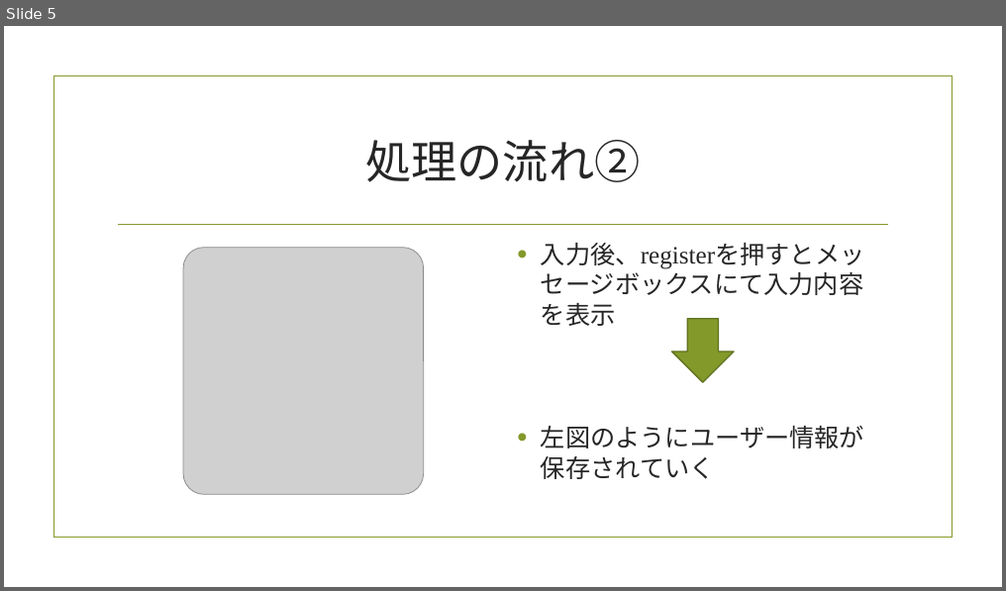
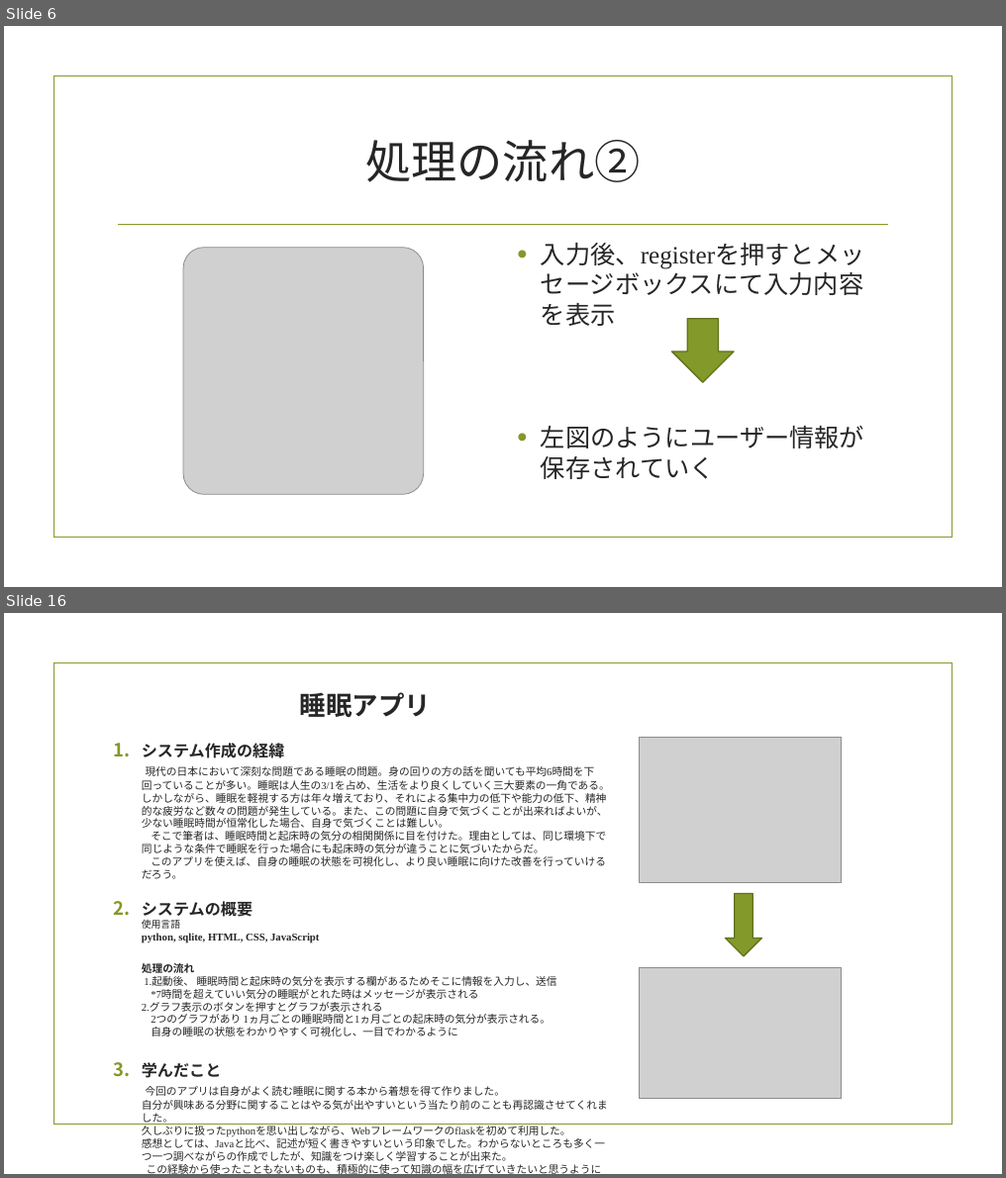
Before and after one commit to sakamoto222/summer, a slide deck: 個人製作.pptx. Shown one above the other, each under a label of ours: slide 5 before the commit, slides 6 and 16 after it; the slides between them are not shown. The pictures are 1006x591 and 1006x1178 pixels, drawn with LibreOffice and Linux fonts; fonts in the diff are those of the drawing; grey boxes stand for pictures; background and template pictures are left out. Boxes give left, top, right and bottom in pixels: in the first picture for what was removed or moved away, otherwise in the second. Text is boxed around its words. In the diff, an @@ line names an element or a change of style, - is before the commit and + after.

```diff
--- a/個人製作.pptx
+++ b/個人製作.pptx
@@ slide 16 added at (x1=4, y1=613, x2=1002, y2=1174), background picture (left out); not listed: 1 template element that a slide beside it also shows @@
@@ title added at (x1=300, y1=692, x2=431, y2=717), 25.2 pt, text #262626, bold @@
+睡眠アプリ
@@ text added at (x1=142, y1=743, x2=610, y2=1174), 10.2 pt, text #262626 @@
+1. システム作成の経緯
+   現代の日本において深刻な問題である睡眠の問題。身の回りの方の話を聞いても平均6時間を下回っていることが多い。睡眠は人生の3/1を占め、生活をより良くしていく三大要素の一角である。しかしながら、睡眠を軽視する方は年々増えており、それによる集中力の低下や能力の低下、精神的な疲労など数々の問題が発生している。また、この問題に自身で気づくことが出来ればよいが、少ない睡眠時間が恒常化した場合、自身で気づくことは難しい。
+   そこで筆者は、睡眠時間と起床時の気分の相関関係に目を付けた。理由としては、同じ環境下で同じような条件で睡眠を行った場合にも起床時の気分が違うことに気づいたからだ。
+   このアプリを使えば、自身の睡眠の状態を可視化し、より良い睡眠に向けた改善を行っていけるだろう。
+2. システムの概要
+   使用言語
+   python, sqlite, HTML, CSS, JavaScript
+   処理の流れ
+   1.起動後、 睡眠時間と起床時の気分を表示する欄があるためそこに情報を入力し、送信
+   *7時間を超えていい気分の睡眠がとれた時はメッセージが表示される
+   2.グラフ表示のボタンを押すとグラフが表示される
+   2つのグラフがあり 1ヵ月ごとの睡眠時間と1ヵ月ごとの起床時の気分が表示される。
+   自身の睡眠の状態をわかりやすく可視化し、一目でわかるように
+3. 学んだこと
+   今回のアプリは自身がよく読む睡眠に関する本から着想を得て作りました。
+   自分が興味ある分野に関することはやる気が出やすいという当たり前のことも再認識させてくれました。
+   久しぶりに扱ったpythonを思い出しながら、Webフレームワークのflaskを初めて利用した。
+   感想としては、Javaと比べ、記述が短く書きやすいという印象でした。わからないところも多く一つ一つ調べながらの作成でしたが、知識をつけ楽しく学習することが出来た。
+   この経験から使ったこともないものも、積極的に使って知識の幅を広げていきたいと思うようになりました。
+   また、pythonはAI技術等にも使われており今後も使われている言語だと感じているため、学習を継続しさらにレベルアップしていきたい。
@@ picture added at (x1=640, y1=738, x2=842, y2=883) @@
@@ down arrow added at (x1=726, y1=894, x2=762, y2=957), fill #83992A, outline #61711F 1.25 pt @@
@@ picture added at (x1=640, y1=967, x2=842, y2=1099) @@
@@ what was slide 5 is now slide 6 @@
```
Also in this commit, not shown: 2 slides changed, 13 other slides added.
